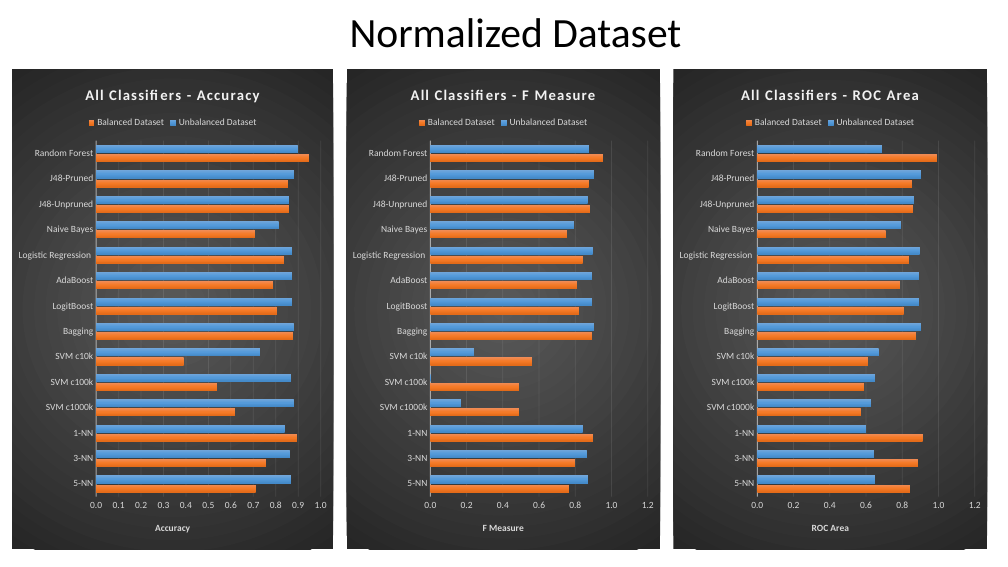
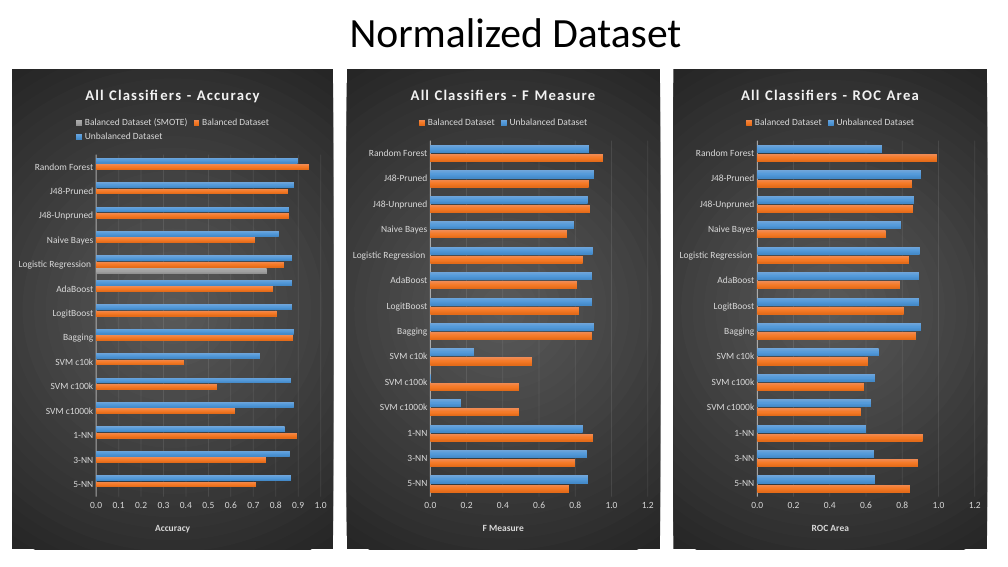
Before and after one commit to malughanshyam/MachineLearningFinalProject, a slide deck: slide 2 of Documents/Presentation/Charts in slides.pptx. Drawn at 1008x567 pixels with LibreOffice and Linux fonts; fonts in the diff are those of the drawing. Boxes give left, top, right and bottom in pixels: in the first picture for what was removed or moved away, otherwise in the second. Text is boxed around its words. In the diff, an @@ line names an element or a change of style, - is before the commit and + after.

Commit message:
Added SMOTE dataset

```diff
--- a/Documents/Presentation/Charts in slides.pptx
+++ b/Documents/Presentation/Charts in slides.pptx
@@ bar chart at box(12, 70, 333, 550) @@
+Balanced Dataset (SMOTE): -, -, -, -, 0.76, -, -, -, -, -, -, -, -, -
```
Also in this commit, not shown: 4 other files.
